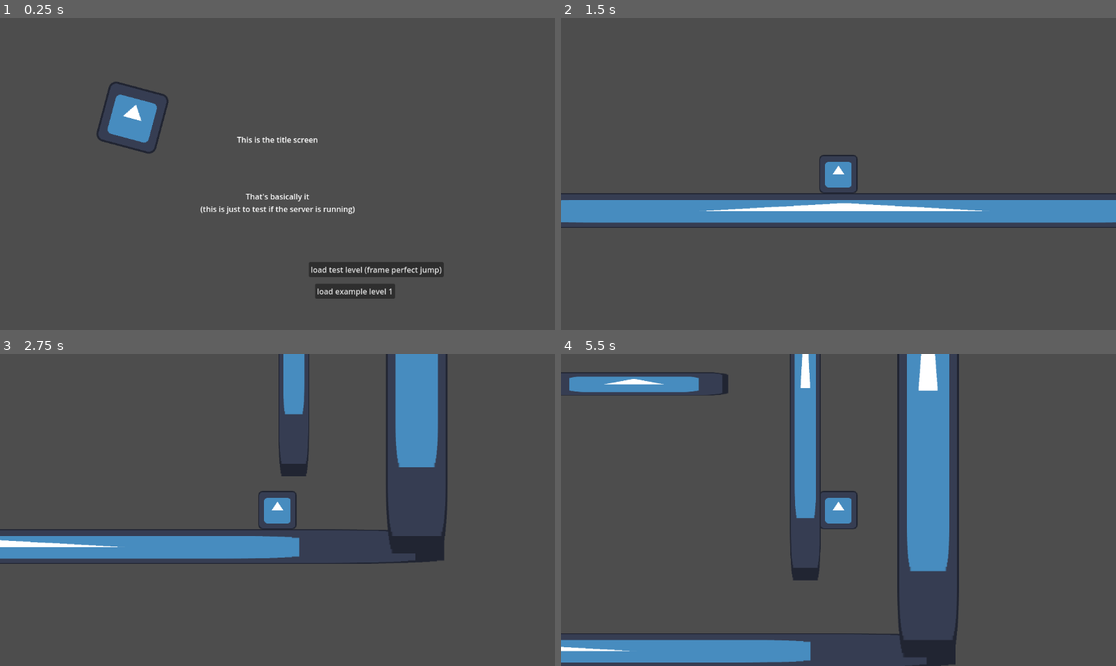
Above: before the commit, frames 1-4 (two rows, left to right).
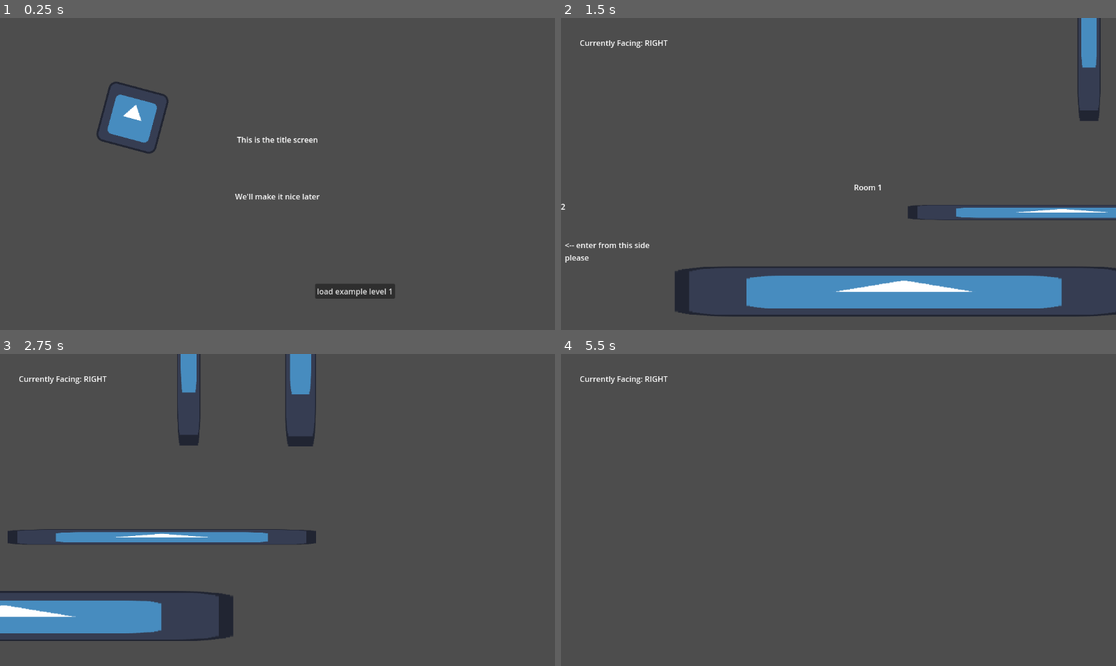
Above: after the commit, the same moments.

Repository: TheMammothManRemastered/Project5
Game: Godot game, scene res://scenes/objects/titlescreen.tscn
The game is run twice, just before and just after one commit, with the same random seed, the same clock (stepped at 60 frames per second) and the same inputs. The engine's default icon, where the game draws it, is replaced by a stand-in: a white triangle on a blue panel in a dark square.
Inputs (mouse positions are in pixels of both pictures, inside the frame that each line leads up to):
- Up to frame 1 (0.25 s): no input
- Up to frame 2 (1.5 s): click (938, 270) at 0.5 s, where only the run before the commit has a clickable "load test level (frame perfec…"; click (916, 292) at 1.25 s, where only the run after the commit has a clickable "load example level 1"
- Up to frame 3 (2.75 s): tap Enter at 2 s; hold D (player_right) from 2.03 s (still down); hold Space (player_jump) from 2.03 s (still down); tap Q (player_parry, bound only after the commit) at 2.1 s
- Up to frame 4 (5.5 s): release Space (player_jump) at 2.78 s; tap Space (player_jump) at 2.85, 3.02, 3.32, 4.52, 4.82 s; tap Q (player_parry, bound only after the commit) at 3.05, 3.6, 4.35 s; release D (player_right) at 3.53 s; hold A (player_left) 3.53-4.28 s; hold Space (player_jump) 3.53-4.28 s; hold D (player_right) from 4.28 s (still down); hold Space (player_jump) from 5.03 s (still down)

The runs differ from the first frame. In frame 1, 1.5% of the frame differs, in the area x 36-80%, y 56-84%; in frame 2, 16%, in the area x 0-100%, y 0-96%; in frame 3, 14%; in frame 4, 15%.

Commit message:
refined player movement a bit

Diff:
--- a/project.godot
+++ b/project.godot
@@ -30,17 +30,59 @@
 player_right={
 "deadzone": 0.5,
 "events": [Object(InputEventKey,"resource_local_to_scene":false,"resource_name":"","device":-1,"window_id":0,"alt_pressed":false,"shift_pressed":false,"ctrl_pressed":false,"meta_pressed":false,"pressed":false,"keycode":0,"physical_keycode":68,"key_label":0,"unicode":100,"echo":false,"script":null)
-, Object(InputEventKey,"resource_local_to_scene":false,"resource_name":"","device":-1,"window_id":0,"alt_pressed":false,"shift_pressed":false,"ctrl_pressed":false,"meta_pressed":false,"pressed":false,"keycode":0,"physical_keycode":4194321,"key_label":0,"unicode":0,"echo":false,"script":null)
-, Object(InputEventJoypadButton,"resource_local_to_scene":false,"resource_name":"","device":-1,"button_index":14,"pressure":0.0,"pressed":true,"script":null)
 , Object(InputEventJoypadMotion,"resource_local_to_scene":false,"resource_name":"","device":-1,"axis":0,"axis_value":1.0,"script":null)
 ]
 }
 player_left={
 "deadzone": 0.5,
 "events": [Object(InputEventKey,"resource_local_to_scene":false,"resource_name":"","device":-1,"window_id":0,"alt_pressed":false,"shift_pressed":false,"ctrl_pressed":false,"meta_pressed":false,"pressed":false,"keycode":0,"physical_keycode":65,"key_label":0,"unicode":97,"echo":false,"script":null)
+, Object(InputEventJoypadMotion,"resource_local_to_scene":false,"resource_name":"","device":-1,"axis":0,"axis_value":-1.0,"script":null)
+]
+}
+player_up={
+"deadzone": 0.5,
+"events": [Object(InputEventJoypadMotion,"resource_local_to_scene":false,"resource_name":"","device":-1,"axis":1,"axis_value":-1.0,"script":null)
+, Object(InputEventKey,"resource_local_to_scene":false,"resource_name":"","device":-1,"window_id":0,"alt_pressed":false,"shift_pressed":false,"ctrl_pressed":false,"meta_pressed":false,"pressed":false,"keycode":0,"physical_keycode":87,"key_label":0,"unicode":119,"echo":false,"script":null)
+]
+}
+player_down={
+"deadzone": 0.5,
+"events": [Object(InputEventJoypadMotion,"resource_local_to_scene":false,"resource_name":"","device":-1,"axis":1,"axis_value":1.0,"script":null)
+, Object(InputEventKey,"resource_local_to_scene":false,"resource_name":"","device":-1,"window_id":0,"alt_pressed":false,"shift_pressed":false,"ctrl_pressed":false,"meta_pressed":false,"pressed":false,"keycode":0,"physical_keycode":83,"key_label":0,"unicode":115,"echo":false,"script":null)
+]
+}
+player_parry={
+"deadzone": 0.5,
+"events": [Object(InputEventJoypadButton,"resource_local_to_scene":false,"resource_name":"","device":-1,"button_index":3,"pressure":0.0,"pressed":true,"script":null)
+, Object(InputEventKey,"resource_local_to_scene":false,"resource_name":"","device":-1,"window_id":0,"alt_pressed":false,"shift_pressed":false,"ctrl_pressed":false,"meta_pressed":false,"pressed":false,"keycode":0,"physical_keycode":81,"key_label":0,"unicode":113,"echo":false,"script":null)
+]
+}
+player_aim_right={
+"deadzone": 0.5,
+"events": [Object(InputEventJoypadMotion,"resource_local_to_scene":false,"resource_name":"","device":-1,"axis":2,"axis_value":1.0,"script":null)
+, Object(InputEventJoypadButton,"resource_local_to_scene":false,"resource_name":"","device":-1,"button_index":14,"pressure":0.0,"pressed":true,"script":null)
+, Object(InputEventKey,"resource_local_to_scene":false,"resource_name":"","device":-1,"window_id":0,"alt_pressed":false,"shift_pressed":false,"ctrl_pressed":false,"meta_pressed":false,"pressed":false,"keycode":0,"physical_keycode":4194321,"key_label":0,"unicode":0,"echo":false,"script":null)
+]
+}
+player_aim_left={
+"deadzone": 0.5,
+"events": [Object(InputEventJoypadButton,"resource_local_to_scene":false,"resource_name":"","device":-1,"button_index":13,"pressure":0.0,"pressed":true,"script":null)
+, Object(InputEventJoypadMotion,"resource_local_to_scene":false,"resource_name":"","device":-1,"axis":3,"axis_value":1.0,"script":null)
 , Object(InputEventKey,"resource_local_to_scene":false,"resource_name":"","device":-1,"window_id":0,"alt_pressed":false,"shift_pressed":false,"ctrl_pressed":false,"meta_pressed":false,"pressed":false,"keycode":0,"physical_keycode":4194319,"key_label":0,"unicode":0,"echo":false,"script":null)
-, Object(InputEventJoypadButton,"resource_local_to_scene":false,"resource_name":"","device":-1,"button_index":13,"pressure":0.0,"pressed":true,"script":null)
-, Object(InputEventJoypadMotion,"resource_local_to_scene":false,"resource_name":"","device":-1,"axis":0,"axis_value":-1.0,"script":null)
+]
+}
+player_aim_down={
+"deadzone": 0.5,
+"events": [Object(InputEventJoypadButton,"resource_local_to_scene":false,"resource_name":"","device":-1,"button_index":12,"pressure":0.0,"pressed":true,"script":null)
+, Object(InputEventJoypadMotion,"resource_local_to_scene":false,"resource_name":"","device":-1,"axis":3,"axis_value":1.0,"script":null)
+, Object(InputEventKey,"resource_local_to_scene":false,"resource_name":"","device":-1,"window_id":0,"alt_pressed":false,"shift_pressed":false,"ctrl_pressed":false,"meta_pressed":false,"pressed":false,"keycode":0,"physical_keycode":4194322,"key_label":0,"unicode":0,"echo":false,"script":null)
+]
+}
+player_aim_up={
+"deadzone": 0.5,
+"events": [Object(InputEventJoypadButton,"resource_local_to_scene":false,"resource_name":"","device":-1,"button_index":11,"pressure":0.0,"pressed":true,"script":null)
+, Object(InputEventJoypadMotion,"resource_local_to_scene":false,"resource_name":"","device":-1,"axis":3,"axis_value":-1.0,"script":null)
+, Object(InputEventKey,"resource_local_to_scene":false,"resource_name":"","device":-1,"window_id":0,"alt_pressed":false,"shift_pressed":false,"ctrl_pressed":false,"meta_pressed":false,"pressed":false,"keycode":0,"physical_keycode":4194320,"key_label":0,"unicode":0,"echo":false,"script":null)
 ]
 }
 
@@ -56,6 +98,10 @@
 2d_physics/layer_16="Enemy"
 2d_physics/layer_17="Enemy Weapon"
 
+[physics]
+
+2d/default_gravity=4900.0
+
 [rendering]
 
 textures/canvas_textures/default_texture_filter=0
--- a/scenes/levels/rooms/roomExample1.tscn
+++ b/scenes/levels/rooms/roomExample1.tscn
@@ -7,20 +7,32 @@
 [sub_resource type="WorldBoundaryShape2D" id="WorldBoundaryShape2D_7mwat"]
 distance = -248.0
 
+[sub_resource type="RectangleShape2D" id="RectangleShape2D_b06cd"]
+size = Vector2(640, 32.5)
+
+[sub_resource type="RectangleShape2D" id="RectangleShape2D_1fmma"]
+size = Vector2(64, 696)
+
+[sub_resource type="RectangleShape2D" id="RectangleShape2D_un2h6"]
+size = Vector2(50, 707.5)
+
 [node name="roomExample1" instance=ExtResource("1_mukf8")]
 
 [node name="Door" parent="Doors" index="0" instance=ExtResource("2_mcbgw")]
-position = Vector2(-320, 208)
+position = Vector2(-744, 208)
 target_room_ID = 1
 target_door_ID = 0
 
 [node name="Door2" parent="Doors" index="1" instance=ExtResource("2_mcbgw")]
-position = Vector2(-64, -240)
+position = Vector2(-720, -392)
 target_room_ID = 0
 target_door_ID = 0
 
+[node name="ExitPoint" parent="Doors/Door2" index="0"]
+position = Vector2(0, 104)
+
 [node name="PlayerSpawnPoint" parent="." index="3"]
-position = Vector2(0, 40)
+position = Vector2(-128, -56)
 
 [node name="StaticBody2D" type="StaticBody2D" parent="." index="5"]
 
@@ -31,3 +43,61 @@
 position = Vector2(8, 300)
 scale = Vector2(7.4375, 0.8125)
 texture = ExtResource("3_riqio")
+
+[node name="CollisionShape2D2" type="CollisionShape2D" parent="StaticBody2D" index="2"]
+position = Vector2(336, 136)
+shape = SubResource("RectangleShape2D_b06cd")
+
+[node name="CollisionShape2D3" type="CollisionShape2D" parent="StaticBody2D" index="3"]
+position = Vector2(624, -400)
+shape = SubResource("RectangleShape2D_1fmma")
+
+[node name="CollisionShape2D4" type="CollisionShape2D" parent="StaticBody2D" index="4"]
+position = Vector2(392, -408)
+shape = SubResource("RectangleShape2D_un2h6")
+
+[node name="Sprite2D2" type="Sprite2D" parent="StaticBody2D" index="5"]
+position = Vector2(392, -408)
+scale = Vector2(0.375, 5.53125)
+texture = ExtResource("3_riqio")
+
+[node name="Sprite2D3" type="Sprite2D" parent="StaticBody2D" index="6"]
+position = Vector2(624, -400)
+scale = Vector2(0.5, 5.4375)
+texture = ExtResource("3_riqio")
+
+[node name="Sprite2D4" type="Sprite2D" parent="StaticBody2D" index="7"]
+position = Vector2(336, 136)
+scale = Vector2(5, 0.25)
+texture = ExtResource("3_riqio")
+
+[node name="Label" type="Label" parent="." index="6"]
+offset_left = -784.0
+offset_top = -472.0
+offset_right = -641.0
+offset_bottom = -446.0
+text = "Door from Room 2"
+
+[node name="Label2" type="Label" parent="." index="7"]
+offset_left = -816.0
+offset_top = 112.0
+offset_right = -695.0
+offset_bottom = 138.0
+text = "Door to Room 2"
+
+[node name="Label3" type="Label" parent="." index="8"]
+offset_left = -696.0
+offset_top = 192.0
+offset_right = -520.0
+offset_bottom = 244.0
+text = "<-- enter from this side
+please "
+
+[node name="Label4" type="Label" parent="." index="9"]
+offset_left = -96.0
+offset_top = 72.0
+offset_right = -37.0
+offset_bottom = 98.0
+text = "Room 1"
+
+[editable path="Doors/Door2"]
--- a/scenes/levels/rooms/roomExample2.tscn
+++ b/scenes/levels/rooms/roomExample2.tscn
@@ -16,6 +16,9 @@
 target_room_ID = 0
 target_door_ID = 1
 
+[node name="ExitPoint" parent="Doors/Door" index="0"]
+position = Vector2(-144, 0)
+
 [node name="StaticBody2D" type="StaticBody2D" parent="." index="5"]
 position = Vector2(-323.443, 53.3546)
 collision_mask = 98948
@@ -31,12 +34,41 @@
 texture = ExtResource("2_caifx")
 
 [node name="Area2D" type="Area2D" parent="." index="6"]
-position = Vector2(392, 216)
+position = Vector2(616, 128)
 collision_layer = 2
 collision_mask = 128
 
 [node name="CollisionShape2D" type="CollisionShape2D" parent="Area2D" index="0"]
-position = Vector2(0, -4)
+position = Vector2(24, -16)
 shape = SubResource("RectangleShape2D_pqvba")
 
+[node name="Sprite2D" type="Sprite2D" parent="Area2D" index="1"]
+modulate = Color(0, 1, 1, 0.282353)
+position = Vector2(24, -16)
+scale = Vector2(0.5, 0.625)
+texture = ExtResource("2_caifx")
+
+[node name="Label" type="Label" parent="Area2D" index="2"]
+offset_left = -48.0
+offset_top = -96.0
+offset_right = 104.0
+offset_bottom = -64.0
+text = "Transition to level 2"
+
+[node name="Label" type="Label" parent="." index="7"]
+offset_left = -232.0
+offset_top = 144.0
+offset_right = -111.0
+offset_bottom = 170.0
+text = "Door to Room 1"
+
+[node name="Label2" type="Label" parent="." index="8"]
+offset_left = -32.0
+offset_top = 32.0
+offset_right = 27.0
+offset_bottom = 58.0
+text = "Room 2"
+
 [connection signal="body_entered" from="Area2D" to="." method="trigger_change_level"]
+
+[editable path="Doors/Door"]
--- a/scenes/objects/hud.tscn
+++ b/scenes/objects/hud.tscn
@@ -1,3 +1,13 @@
-[gd_scene format=3 uid="uid://dlmepxy2wjkk3"]
+[gd_scene load_steps=2 format=3 uid="uid://dlmepxy2wjkk3"]
+
+[ext_resource type="Script" path="res://scripts/hud.gd" id="1_5hrln"]
 
 [node name="HUD" type="CanvasLayer"]
+script = ExtResource("1_5hrln")
+
+[node name="Label" type="Label" parent="."]
+offset_left = 39.0
+offset_top = 40.0
+offset_right = 209.0
+offset_bottom = 66.0
+text = "Currently Facing: LEFT"
--- /dev/null
+++ b/scenes/objects/parry.tscn
@@ -0,0 +1,3 @@
+[gd_scene format=3 uid="uid://bhf4rhc81dacj"]
+
+[node name="parry" type="Node2D"]
--- a/scenes/objects/player.tscn
+++ b/scenes/objects/player.tscn
@@ -1,10 +1,21 @@
-[gd_scene load_steps=5 format=3 uid="uid://bjuhyjk7ymcfy"]
+[gd_scene load_steps=6 format=3 uid="uid://bjuhyjk7ymcfy"]
 
 [ext_resource type="Script" path="res://scripts/player.gd" id="1_bl8b8"]
 [ext_resource type="Texture2D" uid="uid://buiq1u8k7ugi" path="res://assets/icon.svg" id="2_78lmx"]
+[ext_resource type="PackedScene" uid="uid://dlmepxy2wjkk3" path="res://scenes/objects/hud.tscn" id="3_0snnm"]
 
 [sub_resource type="SpriteFrames" id="SpriteFrames_3sxq0"]
 animations = [{
+"frames": [],
+"loop": true,
+"name": &"double_jump",
+"speed": 5.0
+}, {
+"frames": [],
+"loop": true,
+"name": &"fastfall",
+"speed": 5.0
+}, {
 "frames": [{
 "duration": 1.0,
 "texture": ExtResource("2_78lmx")
@@ -12,6 +23,41 @@
 "loop": true,
 "name": &"idle",
 "speed": 1.0
+}, {
+"frames": [],
+"loop": true,
+"name": &"in_air",
+"speed": 5.0
+}, {
+"frames": [],
+"loop": true,
+"name": &"jump",
+"speed": 5.0
+}, {
+"frames": [],
+"loop": true,
+"name": &"land",
+"speed": 5.0
+}, {
+"frames": [],
+"loop": true,
+"name": &"run",
+"speed": 5.0
+}, {
+"frames": [],
+"loop": true,
+"name": &"slide",
+"speed": 5.0
+}, {
+"frames": [],
+"loop": true,
+"name": &"walk",
+"speed": 5.0
+}, {
+"frames": [],
+"loop": true,
+"name": &"wall_jump",
+"speed": 5.0
 }]
 
 [sub_resource type="RectangleShape2D" id="RectangleShape2D_cxd0g"]
@@ -25,9 +71,19 @@
 [node name="AnimatedSprite2D" type="AnimatedSprite2D" parent="."]
 scale = Vector2(0.625, 0.625)
 sprite_frames = SubResource("SpriteFrames_3sxq0")
-animation = &"idle"
+animation = &"land"
 
 [node name="CollisionShape2D" type="CollisionShape2D" parent="."]
 shape = SubResource("RectangleShape2D_cxd0g")
 
 [node name="Camera2D" type="Camera2D" parent="."]
+
+[node name="HUD" parent="." instance=ExtResource("3_0snnm")]
+
+[node name="RightWallCast" type="RayCast2D" parent="."]
+target_position = Vector2(48, 0)
+hit_from_inside = true
+
+[node name="LeftWallCast" type="RayCast2D" parent="."]
+target_position = Vector2(-48, 0)
+hit_from_inside = true
--- /dev/null
+++ b/scenes/objects/sword.tscn
@@ -0,0 +1,3 @@
+[gd_scene format=3 uid="uid://t5qlhj4wa7ce"]
+
+[node name="sword" type="Node2D"]
--- a/scenes/objects/titlescreen.tscn
+++ b/scenes/objects/titlescreen.tscn
@@ -21,20 +21,12 @@
 offset_top = 35.0
 offset_right = 161.0
 offset_bottom = 87.0
-text = "That's basically it
-(this is just to test if the server is running)"
+text = "We'll make it nice later"
 horizontal_alignment = 1
 
 [node name="Icon" type="Sprite2D" parent="."]
 position = Vector2(-301, -117)
 texture = ExtResource("2_mb5ci")
-
-[node name="Button" type="Button" parent="."]
-offset_left = 65.0
-offset_top = 183.0
-offset_right = 147.0
-offset_bottom = 214.0
-text = "load test level (frame perfect jump)"
 
 [node name="Button2" type="Button" parent="."]
 offset_left = 78.0
@@ -43,5 +35,4 @@
 offset_bottom = 259.0
 text = "load example level 1"
 
-[connection signal="pressed" from="Button" to="." method="load_test_level"]
 [connection signal="pressed" from="Button2" to="." method="load_level_one"]
--- /dev/null
+++ b/scripts/hud.gd
@@ -0,0 +1,10 @@
+extends CanvasLayer
+
+# Called when the node enters the scene tree for the first time.
+func _ready():
+	$Label.text = "Currently Facing: " + ("LEFT" if (LevelManager.player.curr_facing == -1) else "RIGHT")
+
+
+# Called every frame. 'delta' is the elapsed time since the previous frame.
+func _process(delta):
+	$Label.text = "Currently Facing: " + ("LEFT" if (LevelManager.player.curr_facing == -1) else "RIGHT")
--- a/scripts/player.gd
+++ b/scripts/player.gd
@@ -1,48 +1,168 @@
 extends CharacterBody2D
 
+const WALK_ACCEL = 60
+const WALK_MAX_SPEED = 500
+const RUN_ACCEL = 240
+const RUN_MAX_SPEED = 1200
+const DECEL = 100
+const AIR_DECEL = 30
+const AIRSTRAFE_ACCEL = 60
+const AIRSTRAFE_MAX_SPEED = RUN_MAX_SPEED
+const JUMP_VELOCITY = -1200.0
+const WALLJUMP_VECTOR = Vector2(800, JUMP_VELOCITY * 0.95)
+const MAX_JUMPTIME = 8
+const JUMP_GRAVITY_BOOST = 0.5
+const JUMP_MOON_GRAVITY = 0.2
+const WALL_SLIDE_GRAVITY = 0.5
+const WALL_SLIDE_SPEEDCAP = 280
+const MAX_JUMPS = 2
+const FAST_FALL_FACTOR = 8
 
-const SPEED = 900.0
-const JUMP_VELOCITY = -1200.0
-const WALL_JUMP_VELOCITY = Vector2(900, -1200)
-const MAX_JUMPS = 2
+enum facing_t {
+	LEFT = -1,
+	RIGHT = 1
+}
+enum character_action_t {
+	IDLE,
+	AIRDODGE,
+	DASH,
+	DASH_END,
+	DASH_START,
+	JUMP_LAND,
+	JUMP_RISE,
+	JUMP_APEX,
+	JUMP_FALL,
+	JUMP_SQUAT,
+	WALK
+}
 
-# Get the gravity from the project settings to be synced with RigidBody nodes.
-var gravity = ProjectSettings.get_setting("physics/2d/default_gravity") * 5
-var curr_jumps = MAX_JUMPS
-var is_wall_jumping = false
+var jumptime : int = 0
+var air_movement_locked : bool = false
+var curr_facing : facing_t = facing_t.RIGHT
+var gravity : float = ProjectSettings.get_setting("physics/2d/default_gravity")
+var curr_jumps : int = MAX_JUMPS
+var curr_action : character_action_t = character_action_t.IDLE
 
+# constant 60 fps call rate, delta is constant
 func _physics_process(delta):
-	var direction = Input.get_axis("player_left", "player_right")
-	var is_moving_negative = direction < 0
+	var x_axis = Input.get_axis("player_left", "player_right")
+	var y_axis = Input.get_axis("player_up", "player_down")
+	var jump_pressed = Input.is_action_just_pressed("player_jump")
+	var jump_held = Input.is_action_pressed("player_jump")
+	var parry_pressed = Input.is_action_just_pressed("player_parry")
 
-	# gravity
-	if not is_on_floor():
-		velocity.y += gravity * delta
-	else:
-		curr_jumps = MAX_JUMPS
-
-	# wall jump
-	if Input.is_action_just_pressed("player_jump") and is_on_wall_only() and (get_wall_normal().x > 0 == is_moving_negative):
-		velocity.y = WALL_JUMP_VELOCITY.y;
-		velocity.x = WALL_JUMP_VELOCITY.x * (1 if get_wall_normal().x > 0 else -1);
-		is_wall_jumping = true
-	# regular jump
-	elif Input.is_action_just_pressed("player_jump") and curr_jumps > 0:
-		velocity.y = JUMP_VELOCITY
-		curr_jumps -= 1
-		if is_wall_jumping:
-			is_wall_jumping = false
-
-	# horizontal movement
-	if not is_wall_jumping:
-		if direction:
-			velocity.x = direction * SPEED
-		else:
-			velocity.x = move_toward(velocity.x, 0, (SPEED / 6))
+	enhanced_movement(delta, x_axis, y_axis, jump_pressed, jump_held, parry_pressed)
 
 	move_and_slide()
 
-	# reset wall jumping state if we have collided with something
-	if is_wall_jumping:
-		if is_on_floor():
-			is_wall_jumping = false
+# movement
+func enhanced_movement(delta, x_axis : float, y_axis : float, jump_pressed : bool, jump_held : bool, parry_pressed : bool):
+	# get facing
+	curr_facing = facing_t.RIGHT if x_axis >= 0 else facing_t.LEFT
+
+	# process base movement
+	var gravity_factor = 1
+	if (is_on_floor()):
+		air_movement_locked = false
+		curr_jumps = MAX_JUMPS
+		jumptime = 0
+		em_grounded_movement(x_axis)
+	else:
+		gravity_factor = em_air_movement(x_axis, y_axis)
+
+	# process walljump
+	if (is_on_wall_via_raycast(true) and jump_pressed and is_facing_into_colliding_wall(x_axis)):
+		em_walljump()
+		air_movement_locked = true
+
+	# process jumping and double jumping
+	if (curr_jumps > 0 and not air_movement_locked):
+		if (jump_pressed):
+			em_jump()
+	if (is_in_air() and not air_movement_locked):
+		if (jump_held):
+			jumptime += 1
+		else:
+			jumptime = MAX_JUMPTIME + 1
+		gravity_factor = gravity_factor + JUMP_GRAVITY_BOOST if jumptime > MAX_JUMPTIME else JUMP_MOON_GRAVITY
+
+	# process wall sliding
+	if (is_on_wall_via_raycast() and velocity.y > 0 and is_facing_into_colliding_wall(x_axis)):
+		gravity_factor = WALL_SLIDE_GRAVITY
+
+	# apply gravity
+	if not is_on_floor():
+		velocity.y += gravity * delta * gravity_factor
+	if (is_on_wall_via_raycast() and velocity.y > WALL_SLIDE_SPEEDCAP and is_facing_into_colliding_wall(x_axis)):
+		velocity.y = WALL_SLIDE_SPEEDCAP
+
+func em_grounded_movement(x_axis : float):
+	const DASH_THRESH = 0.8
+	const DEADZONE = 0.1
+	var accel = WALK_ACCEL
+	var cap = WALK_MAX_SPEED
+
+	# if above dash_thresh, use the run acceleration, otherwise use walk
+	# if not moving at all, tend down towards the zero vector by decel
+
+	if (absf(x_axis) > DASH_THRESH):
+		accel = RUN_ACCEL
+		cap = RUN_MAX_SPEED
+	elif (absf(x_axis) < DEADZONE):
+		velocity = velocity.move_toward(Vector2.ZERO, DECEL)
+		return
+
+	velocity.x += accel * curr_facing
+	if (absf(velocity.x) > cap):
+		velocity.x = cap * curr_facing
+
+func em_air_movement(x_axis : float, y_axis : float):
+	# move horizontally as usual
+	# if the y axis is above the threshold, return a multiplier to be used for fastfall
+	const FASTFALL_THRESH = 0.8
+	const DEADZONE = 0.1
+	var accel = AIRSTRAFE_ACCEL
+	var cap = AIRSTRAFE_MAX_SPEED
+
+	if (absf(x_axis) > DEADZONE and not air_movement_locked):
+		velocity.x += accel * curr_facing
+		if (absf(velocity.x) > cap):
+			velocity.x = cap * curr_facing
+	elif (not air_movement_locked):
+		velocity.x = velocity.move_toward(Vector2.ZERO, AIR_DECEL).x
+
+	if (y_axis > FASTFALL_THRESH):
+		return FAST_FALL_FACTOR
+	return 1
+
+func em_jump():
+	jumptime = 0
+	curr_jumps -= 1
+
+	velocity.y = JUMP_VELOCITY
+
+func is_on_wall_via_raycast(only_wall = false):
+	# this is necessary at all bc we can bounce off the wall for like a frame
+	# this is enough to make is_on_wall fail
+	var on_wall = false
+	if $LeftWallCast.is_colliding():
+		on_wall = true
+	elif $RightWallCast.is_colliding():
+		on_wall = true
+	if (is_on_ceiling() or is_on_floor()):
+		on_wall = false
+	else:
+		return on_wall
+
+func is_facing_into_colliding_wall(x_axis):
+	if (not is_on_wall_via_raycast()):
+		return false
+	var wall_direction = facing_t.LEFT if $RightWallCast.is_colliding() else facing_t.RIGHT
+	return wall_direction != curr_facing and x_axis != 0
+
+func em_walljump():
+	velocity = WALLJUMP_VECTOR
+	velocity.x *= -1 * curr_facing
+
+func is_in_air():
+	return not (is_on_floor() or is_on_wall())
--- a/scripts/titlescreen.gd
+++ b/scripts/titlescreen.gd
@@ -4,8 +4,5 @@
 func _process(delta):
 	$Icon.rotation_degrees += 1
 
-func load_test_level():
-	get_tree().change_scene_to_file("res://scenes/levels/test_level.tscn")
-
 func load_level_one():
 	LevelManager.load_level("res://scenes/levels/levelExample1.tscn")
Not shown: 1 places in scenes/levels/rooms/roomExample1.tscn that only renumber resources
Not shown, changed: README.md
